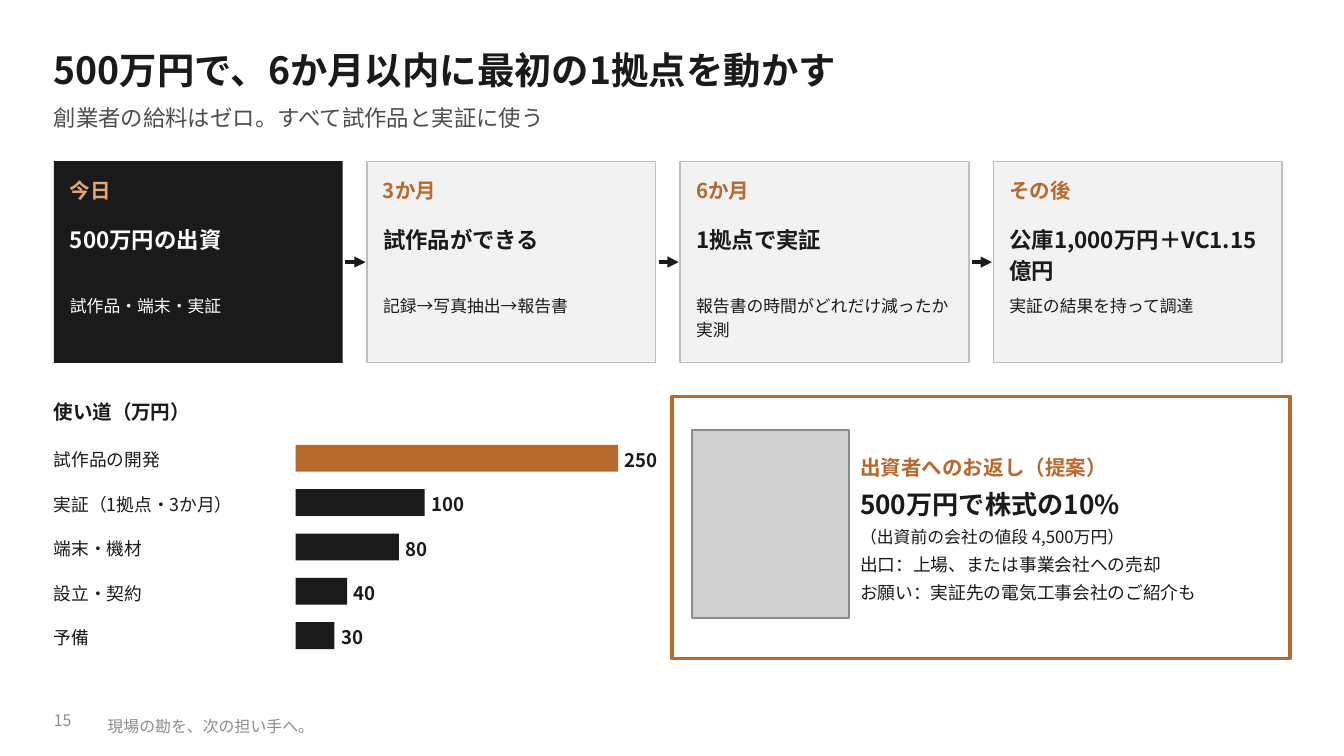
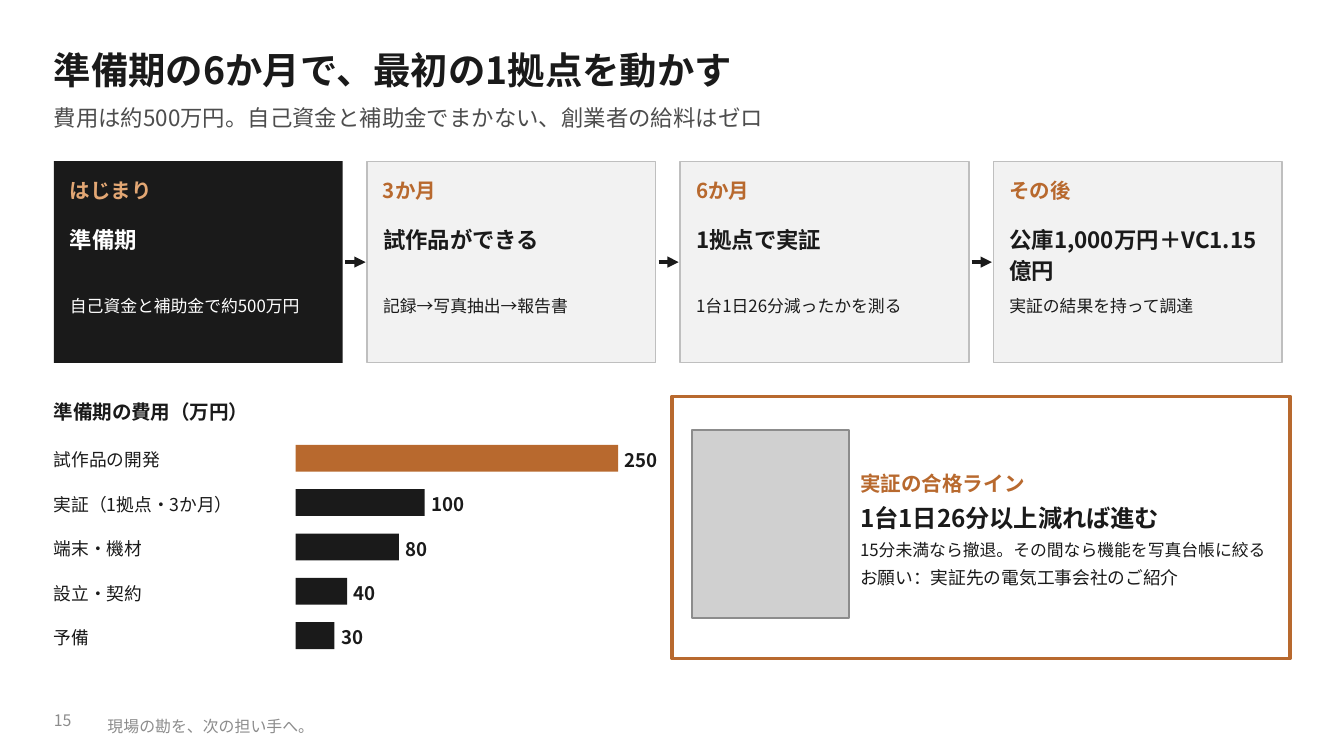
Before and after one commit to SEITOSHIKI/-ai-commute-audio-, a slide deck: slide 15 of deck/カンツギ_事業計画書_やさしい版.pptx. Drawn at 1344x756 pixels with LibreOffice and Linux fonts; fonts in the diff are those of the drawing; grey boxes stand for pictures; background and template pictures are left out. Boxes give left, top, right and bottom in pixels: in the first picture for what was removed or moved away, otherwise in the second. Text is boxed around its words. In the diff, an @@ line names an element or a change of style, - is before the commit and + after.

```diff
--- a/deck/カンツギ_事業計画書_やさしい版.pptx
+++ b/deck/カンツギ_事業計画書_やさしい版.pptx
@@ text at box(54, 52, 732, 88): text changed @@
-500万円で、6か月以内に最初の1拠点を動かす
+準備期の6か月で、最初の1拠点を動かす
@@ text at box(54, 107, 763, 128): text changed @@
-創業者の給料はゼロ。すべて試作品と実証に使う
+費用は約500万円。自己資金と補助金でまかない、創業者の給料はゼロ
@@ text at box(70, 181, 152, 200): text changed @@
-今日
+はじまり
@@ text at box(70, 225, 137, 253): text changed @@
-500万円の出資
+準備期
@@ text at box(70, 298, 300, 314): text changed @@
-試作品・端末・実証
+自己資金と補助金で約500万円
@@ text at box(696, 298, 901, 314): text changed @@
-報告書の時間がどれだけ減ったか実測
+1台1日26分減ったかを測る
@@ text at box(54, 402, 249, 421): text changed @@
-使い道（万円）
+準備期の費用（万円）
@@ text at box(860, 473, 1265, 586): text changed; size 9.5 to 9 pt @@
-出資者へのお返し（提案）
-500万円で株式の10%
-（出資前の会社の値段 4,500万円）
-出口：上場、または事業会社への売却
-お願い：実証先の電気工事会社のご紹介も
+実証の合格ライン
+1台1日26分以上減れば進む
+15分未満なら撤退。その間なら機能を写真台帳に絞る
+お願い：実証先の電気工事会社のご紹介
```
Also in this commit, not shown: 12 other slides changed, 1 slide added, 1 slide removed, 33 other files.
